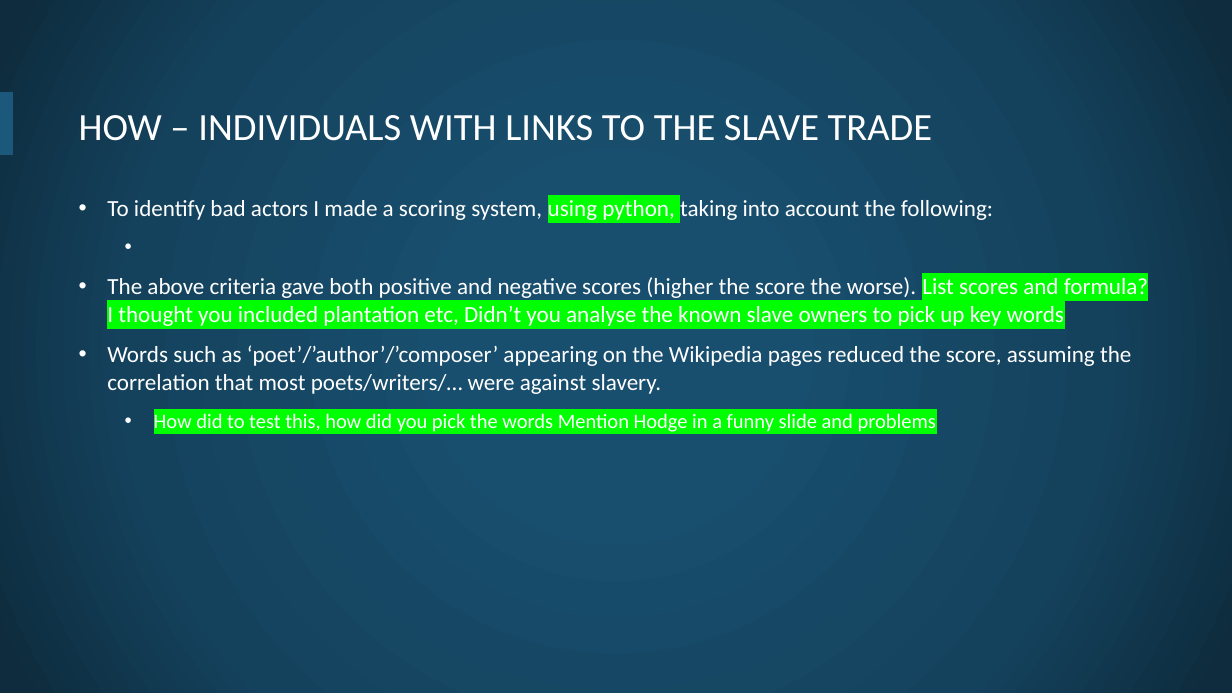
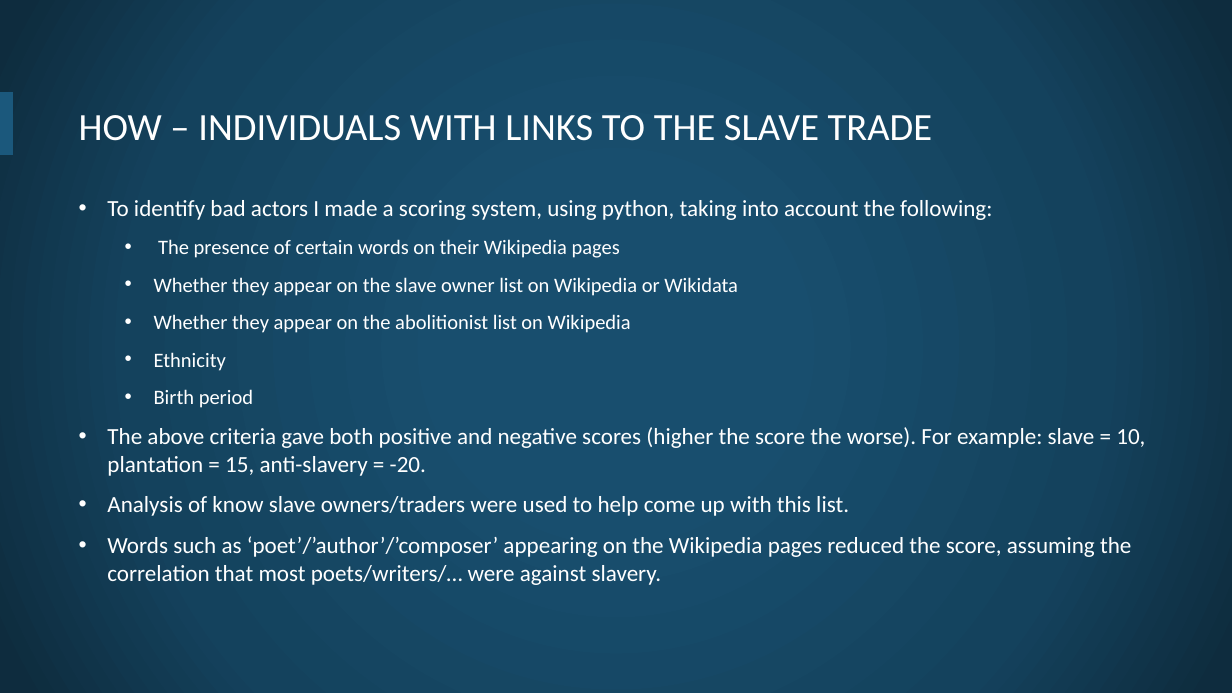
Before and after one commit to openheritage/open-plaques-diversity, a slide deck: slide 8 of The diversity of plaques in London.pptx (slide 6 before the commit). Drawn at 1232x693 pixels with LibreOffice and Linux fonts; fonts in the diff are those of the drawing; background and template pictures are left out. Boxes give left, top, right and bottom in pixels: in the first picture for what was removed or moved away, otherwise in the second. Text is boxed around its words. In the diff, an @@ line names an element or a change of style, - is before the commit and + after.

```diff
--- a/The diversity of plaques in London.pptx
+++ b/The diversity of plaques in London.pptx
@@ text at bbox=[107, 200, 992, 220]: highlight #00FF00 to none in "using python," @@
@@ text at bbox=[107, 239, 1145, 516]: text changed @@
-• The above criteria gave both positive and negative scores (higher the score the worse). List scores and formula? I thought you included plantation etc, Didn’t you analyse the known slave owners to pick up key words
+  • The presence of certain words on their Wikipedia pages
+  • Whether they appear on the slave owner list on Wikipedia or Wikidata
+  • Whether they appear on the abolitionist list on Wikipedia
+  • Ethnicity
+  • Birth period
+• The above criteria gave both positive and negative scores (higher the score the worse). For example: slave = 10, plantation = 15, anti-slavery = -20.
+• Analysis of know slave owners/traders were used to help come up with this list.
@@ text at bbox=[154, 413, 936, 432]: paragraph removed @@
-  • How did to test this, how did you pick the words Mention Hodge in a funny slide and problems
```
Also in this commit, not shown: 4 other slides changed, 5 slides added, 3 slides removed.
